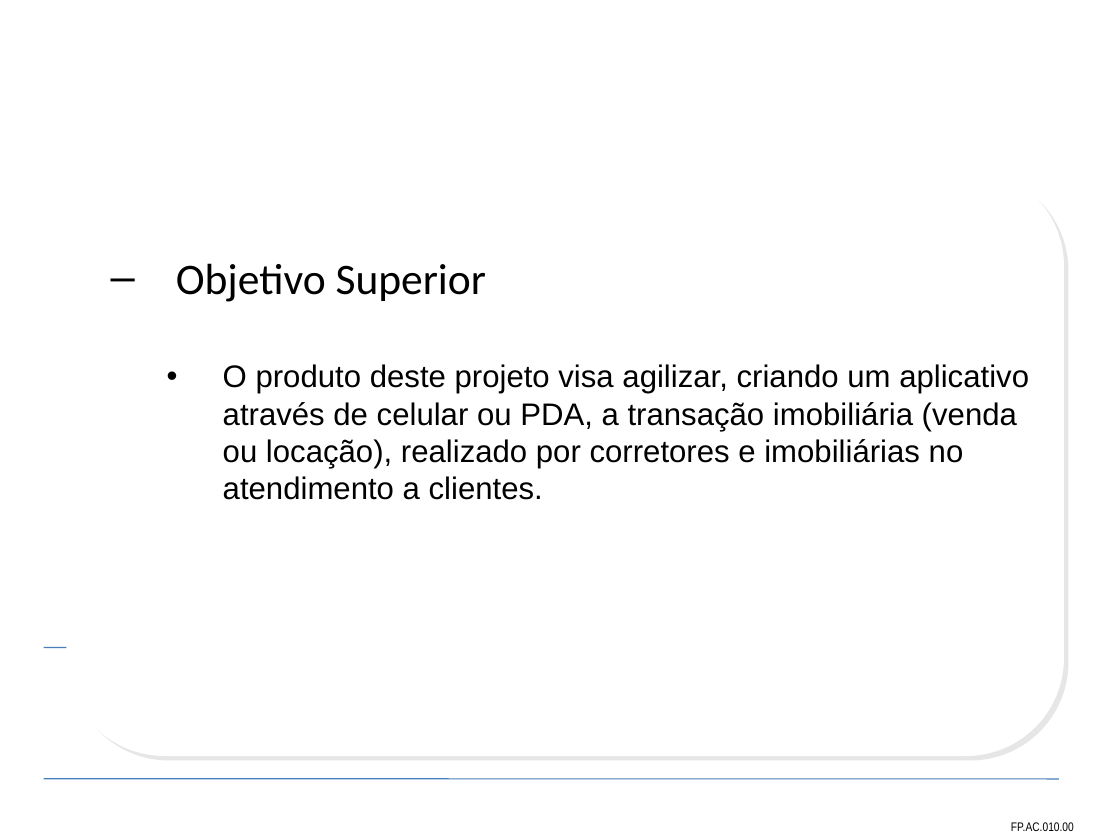
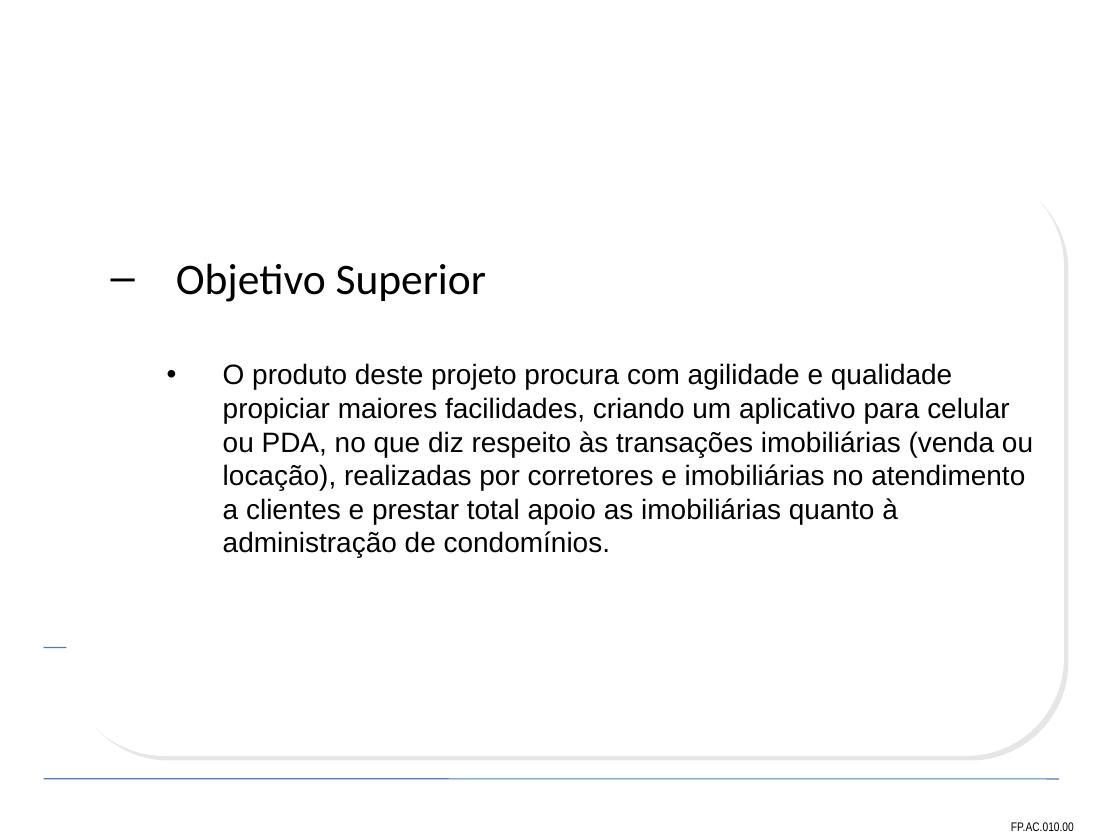
Before and after one commit to leoevaristo/psa20092, a slide deck: slide 2 of ARTEFATOS/Slide_TAP.ppt. Drawn at 1120x840 pixels with LibreOffice and Linux fonts; fonts in the diff are those of the drawing; background and template pictures are left out. Boxes give left, top, right and bottom in pixels: in the first picture for what was removed or moved away, otherwise in the second. Text is boxed around its words. In the diff, an @@ line names an element or a change of style, - is before the commit and + after.

```diff
--- a/ARTEFATOS/Slide_TAP.ppt
+++ b/ARTEFATOS/Slide_TAP.ppt
@@ text at bbox=[223, 363, 1033, 557]: text changed; size 20 to 18 pt @@
-    • O produto deste projeto visa agilizar, criando um aplicativo através de celular ou PDA, a transação imobiliária (venda ou locação), realizado por corretores e imobiliárias no atendimento a clientes.
+    • O produto deste projeto procura com agilidade e qualidade propiciar maiores facilidades, criando um aplicativo para celular ou PDA, no que diz respeito às transações imobiliárias (venda ou locação), realizadas por corretores e imobiliárias no atendimento a clientes e prestar total apoio as imobiliárias quanto à administração de condomínios.
```
Also in this commit, not shown: 2 other slides changed, 10 slides added, 4 slides removed.
